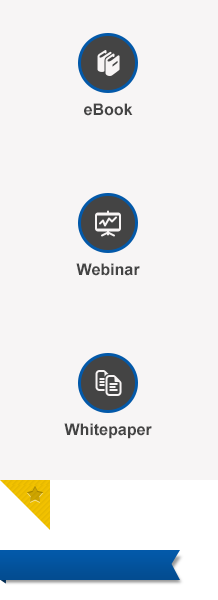
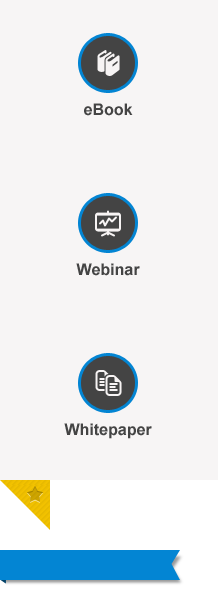
Comparing the layer stacks of the two w=218, h=600 images. Changes:
painted on "ribbon" (2nd of 3, in "faixa" › "ribbon"), unmasked it over [0, 550, 180, 580]
painted on "ribbon" (3rd of 3, in "faixa" › "ribbon"), unmasked it over [0, 579, 6, 584]
painted on "icone" (1st of 3, in "whitepaper"), unmasked it over [95, 370, 122, 396]
painted on "elipse" (1st of 3, in "whitepaper"), unmasked it over [78, 353, 138, 413]
unmasked "thumb" (1st of 3, in "whitepaper") over [64, 353, 152, 439]
painted on "icone" (2nd of 3, in "webinar"), unmasked it over [95, 210, 121, 237]
painted on "elipse" (2nd of 3, in "webinar"), unmasked it over [78, 193, 138, 253]
unmasked "thumb" (2nd of 3, in "webinar") over [76, 193, 140, 276]
painted on "icone" (3rd of 3, in "ebook"), unmasked it over [98, 50, 120, 76]
painted on "elipse" (3rd of 3, in "ebook"), unmasked it over [78, 33, 138, 93]
unmasked "thumb" (3rd of 3, in "ebook") over [78, 33, 138, 116]
